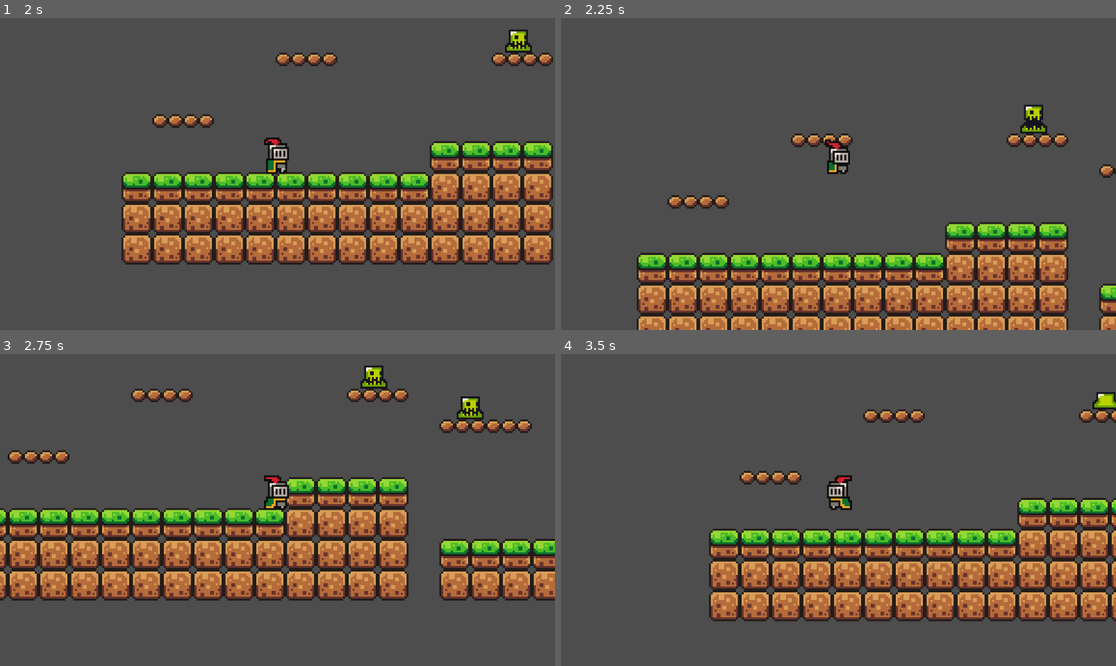
Above: before the commit, frames 1-4 (two rows, left to right).
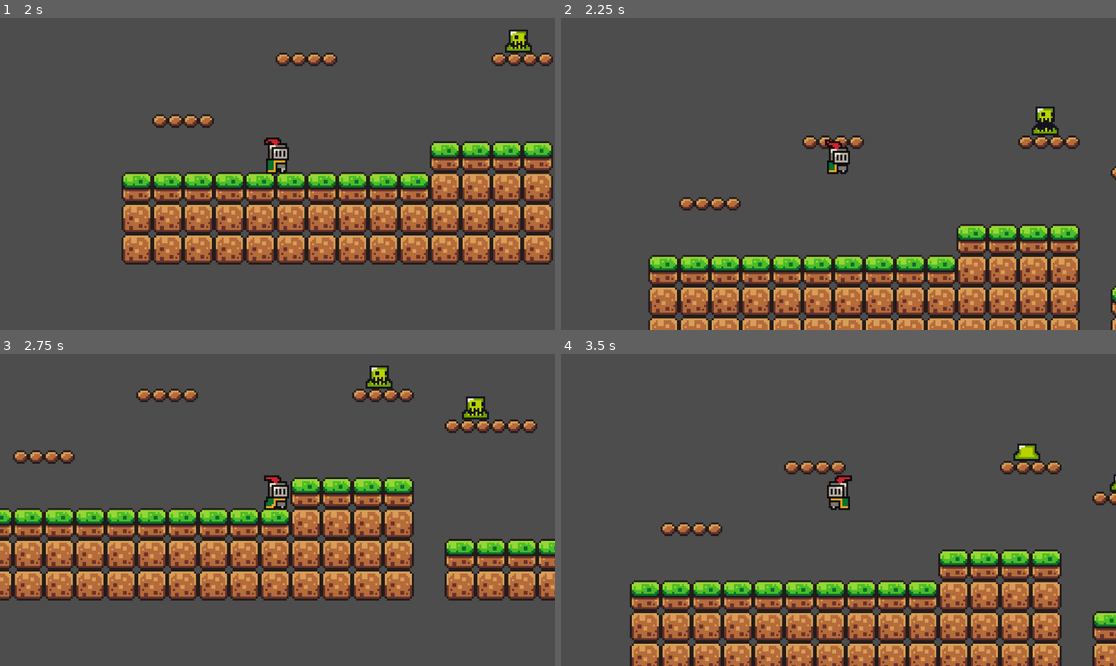
Above: after the commit, the same moments.

Repository: JamesAnderson30/TheDig
Game: Godot game, scene res://main.tscn
Two runs of this game, one before a commit and one after it. Both use one fixed random seed, a clock stepped at 60 frames per second and the inputs below.
Inputs (mouse positions are in pixels of both pictures, inside the frame that each line leads up to):
- Up to frame 1 (2 s): click "Start" at 0.5 s; click "New Game" at 1.25 s
- Up to frame 2 (2.25 s): tap Enter (ui_accept) at 2 s; move the mouse to (866, 174) at 2.02 s; hold Right (ui_right) from 2.03 s (still down); click (866, 174) at 2.1 s
- Up to frame 3 (2.75 s): keep holding Right (ui_right); tap Enter (ui_accept) at 2.27 s
- Up to frame 4 (3.5 s): move the mouse to (810, 510) at 2.77 s; release Right (ui_right) at 2.78 s; hold Left (ui_left) from 2.78 s (still down); click (810, 510) at 2.85 s; tap Enter (ui_accept) at 3.02 s

Frame 1 is identical in both runs. In frame 2, 19% of the frame differs, in the area x 13-100%, y 27-100%; in frame 3, 18%; in frame 4, 37%, in the area x 12-100%, y 12-100%.

Commit message:
Fixed attack animation issue where it was just stopped by the run or such. Retooled so that there is a general animation finished function to put things in, too.

Diff:
--- a/Actors/enemy/enemyDictionary.gd
+++ b/Actors/enemy/enemyDictionary.gd
@@ -11,7 +11,7 @@
 		else:
 			enemyByFaction[enemyDictionary[enemy]["faction"]] = [enemyDictionary[enemy]]
 	print(enemyByFaction)
-	pass # Replace with function body.
+	pass
 
 
 # Called every frame. 'delta' is the elapsed time since the previous frame.
--- a/Actors/enemy/fruits/testFruitEnemy/State/State.gd
+++ b/Actors/enemy/fruits/testFruitEnemy/State/State.gd
@@ -7,7 +7,7 @@
 var state_name: String = "BaseState" # For debugging or comparison
 
 # Called when the state is entered.
-# The 'owner_actor' is the CharacterBody3D (TestFoe) this state will control.
+# The 'owner_actor' is the CharacterBody2D (TestFoe) this state will control.
 func enter(owner_actor: CharacterBody2D) -> void:
 	self.actor = owner_actor
 	# print(actor.name, " entering state: ", state_name)
--- a/Actors/player/player.gd
+++ b/Actors/player/player.gd
@@ -6,6 +6,8 @@
 var coyote_frames = 6
 var coyote = false
 var coyotePermitted = false
+
+var is_attacking = false
 
 
 
@@ -38,27 +40,32 @@
 	if Input.is_action_just_pressed("debug_action"):
 		ActorRegister.dumpNpcRegistry()
 
-	if Input.is_action_just_pressed("attack"):
+	if Input.is_action_just_pressed("attack") and not is_attacking:
+		is_attacking = true
 		print("attacked!")
 		$AnimatedSprite2D.play("Attack")
-		return
+		velocity.x = move_toward(velocity.x, 0, SPEED * 0.5)
+		#Optional - can have a 'stop moving' or a slow down (as it is now)
+
 
 
 	# Get the input direction and handle the movement/deceleration.
 	# prolly replace UI default actions with our own custom ones..
 	# add new animation sprite thingy? must research.
 	var direction = Input.get_axis("ui_left", "ui_right")
-	if direction:
-		velocity.x = direction * SPEED
-		$AnimatedSprite2D.flip_h = direction < 0
 
-		if(direction != 0) and is_on_floor() and $AnimatedSprite2D.animation != "Run":
-			$AnimatedSprite2D.play("Run")
+	if not is_attacking:
+		if direction:
+			velocity.x = direction * SPEED
+			$AnimatedSprite2D.flip_h = direction < 0
 
-	else:
-		velocity.x = move_toward(velocity.x, 0, SPEED)
-		if (direction == 0) and is_on_floor() and $AnimatedSprite2D.animation != "Idle" and $AnimatedSprite2D.animation != "Attack":
-			$AnimatedSprite2D.play("Idle")
+			if(direction != 0) and is_on_floor() and $AnimatedSprite2D.animation != "Run":
+				$AnimatedSprite2D.play("Run")
+
+		else:
+			velocity.x = move_toward(velocity.x, 0, SPEED)
+			if (direction == 0) and is_on_floor() and $AnimatedSprite2D.animation != "Idle" and $AnimatedSprite2D.animation != "Attack":
+				$AnimatedSprite2D.play("Idle")
 
 	move_and_slide()
 	coyotePermitted = is_on_floor()
@@ -69,5 +76,8 @@
 func _on_coyote_timer_timeout():
 	coyote = false
 
-func _attack_animation_finished() -> void:
-	$AnimatedSprite2D.play("Idle")
+#this function is for when any animation ends now..
+func _on_AnimatedSprite2D_animation_finished():
+	if $AnimatedSprite2D.animation == "Attack":
+		is_attacking = false
+		$AnimatedSprite2D.play("Idle")
--- a/Actors/player/player.tscn
+++ b/Actors/player/player.tscn
@@ -263,4 +263,4 @@
 [node name="CoyoteTimer" type="Timer" parent="."]
 one_shot = true
 
-[connection signal="animation_finished" from="AnimatedSprite2D" to="." method="_attack_animation_finished"]
+[connection signal="animation_finished" from="AnimatedSprite2D" to="." method="_on_AnimatedSprite2D_animation_finished"]
